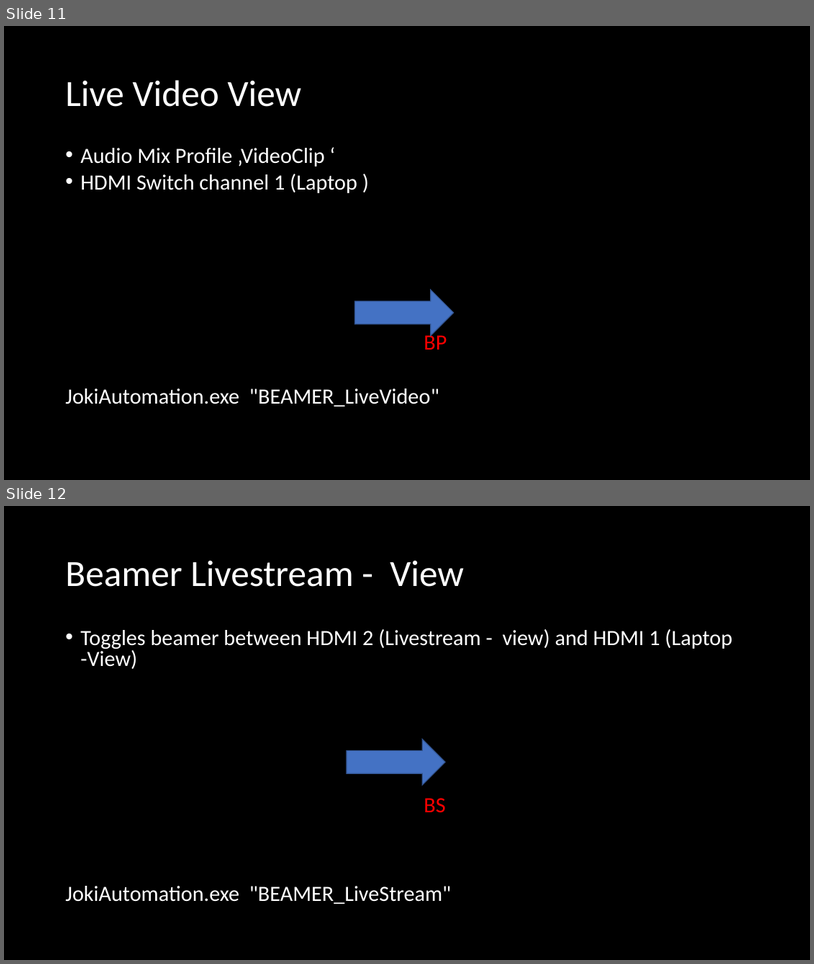
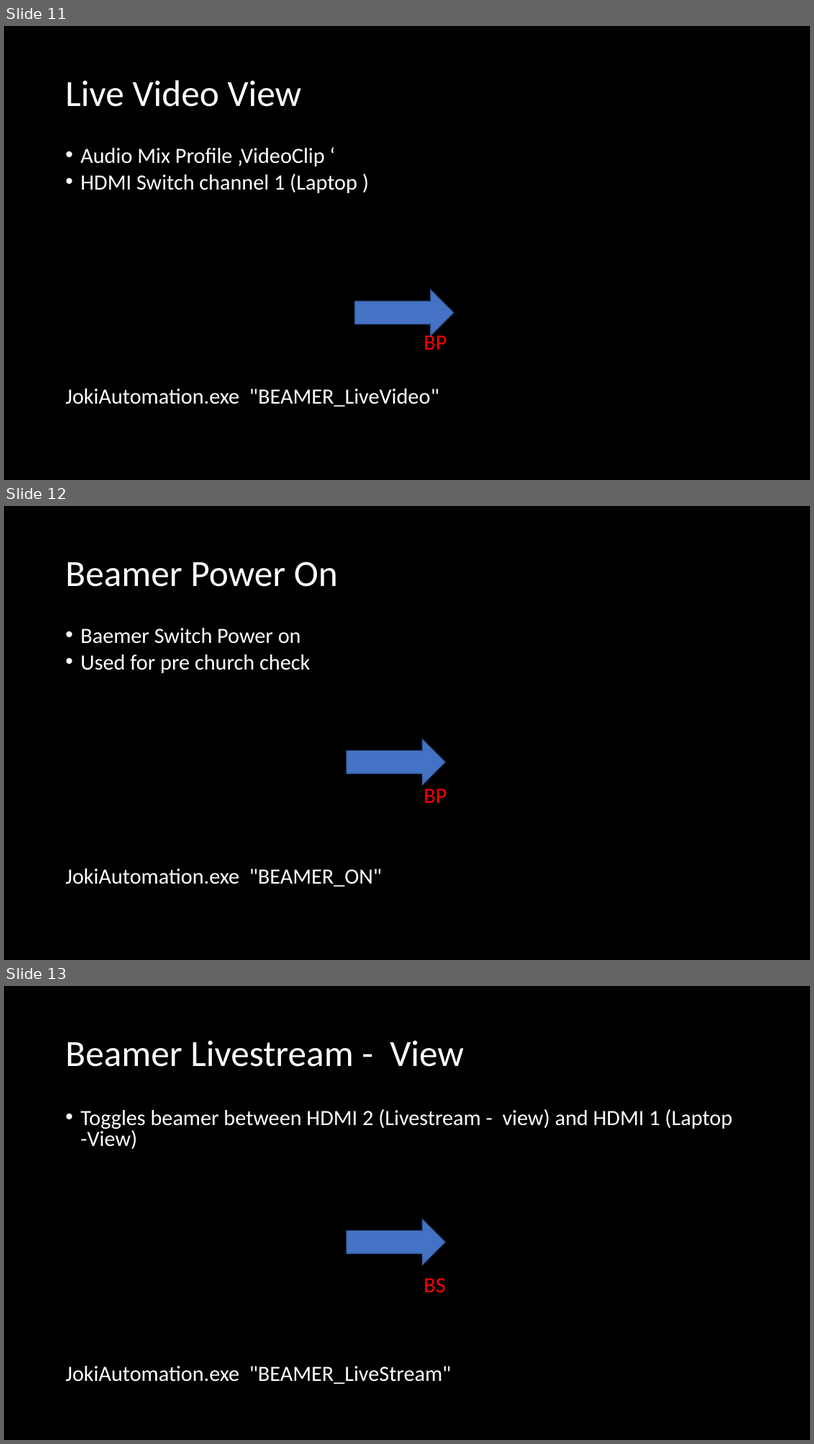
Before and after one commit to Geierwally-xD/JokiAutomation, a slide deck: docu/JoKiAutomationTemplateV1005.pptx. Shown one above the other, each under a label of ours: slides 11 and 12 before the commit, slides 11, 12 and 13 after it. The pictures are 814x964 and 814x1444 pixels, drawn with LibreOffice and Linux fonts; fonts in the diff are those of the drawing. Boxes give left, top, right and bottom in pixels: in the first picture for what was removed or moved away, otherwise in the second. Text is boxed around its words. In the diff, an @@ line names an element or a change of style, - is before the commit and + after.

Commit message:
function beamer power on and backup recorder on off implemented for pre church check

```diff
--- a/docu/JoKiAutomationTemplateV1005.pptx
+++ b/docu/JoKiAutomationTemplateV1005.pptx
@@ slide 12 added at [4, 506, 810, 960], background #000000 @@
@@ title added at [65, 561, 338, 587], 44 pt, text #FFFFFF @@
+Beamer Power On
@@ text added at [65, 628, 447, 886], 25.9 pt, text #FFFFFF @@
+• Baemer Switch Power on
+• Used for pre church check
+BP
+JokiAutomation.exe "BEAMER_ON"
@@ right arrow added at [347, 739, 445, 785], fill #4472C4, outline #325491 1 pt @@
@@ what was slide 12 is now slide 13 @@
```
Also in this commit, not shown: 1 other slide added, 16 other files.
